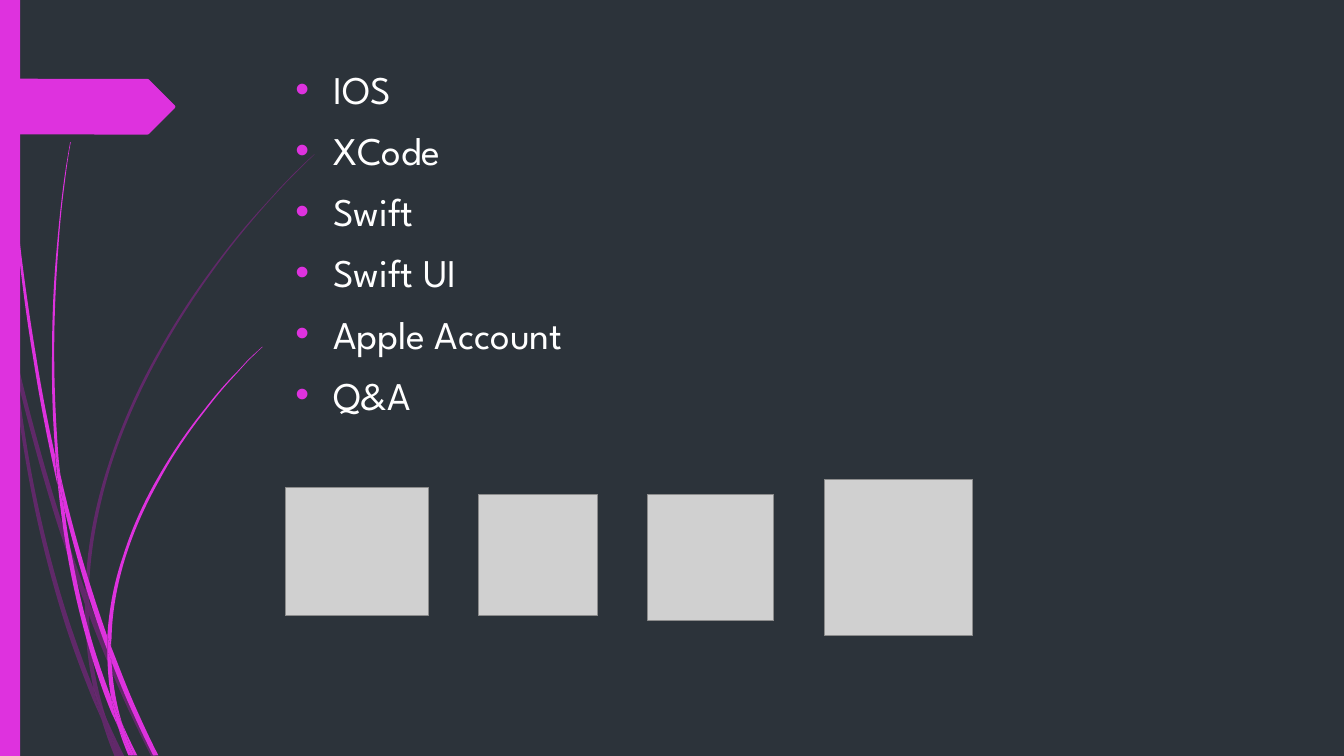
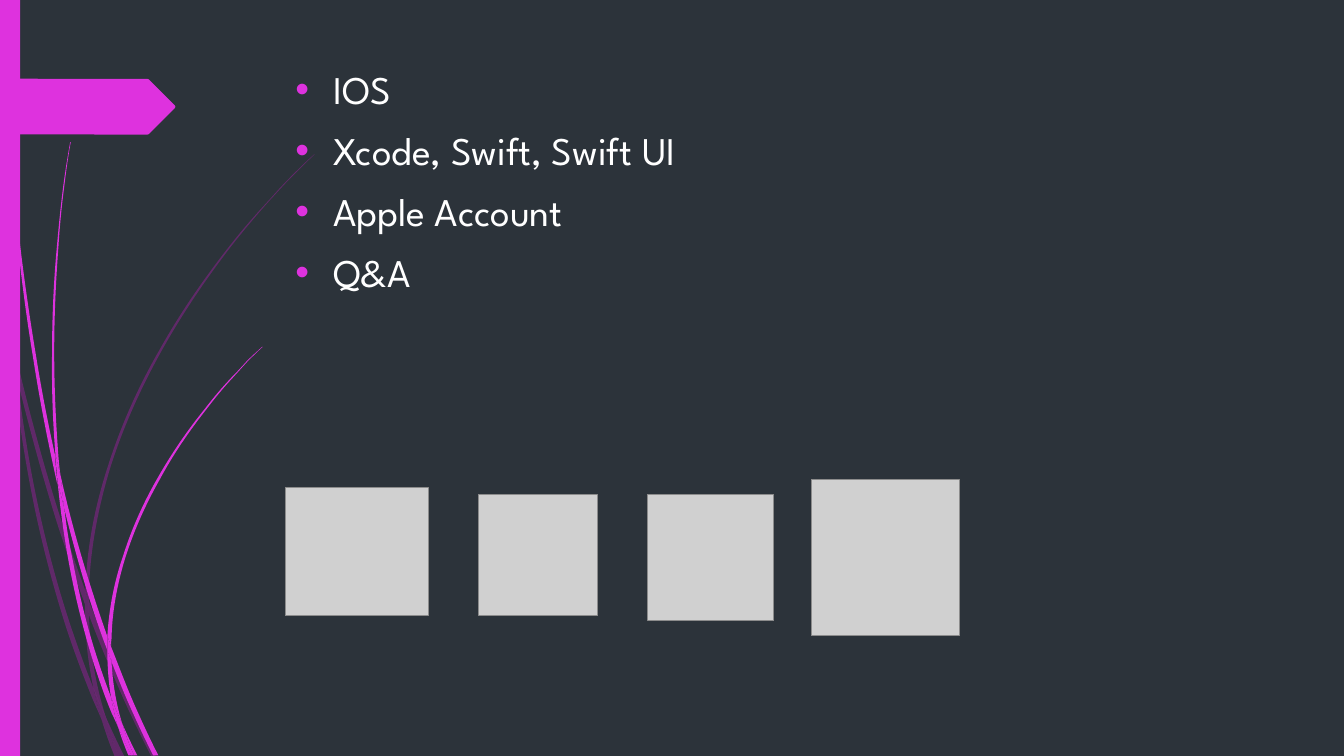
Before and after one commit to duy1998/ios-seminar, a slide deck: slide 2 of ios.pptx. Drawn at 1344x756 pixels with LibreOffice and Linux fonts; fonts in the diff are those of the drawing; grey boxes stand for pictures. Boxes give left, top, right and bottom in pixels: in the first picture for what was removed or moved away, otherwise in the second. Text is boxed around its words. In the diff, an @@ line names an element or a change of style, - is before the commit and + after.

```diff
--- a/ios.pptx
+++ b/ios.pptx
@@ text at <box>333,137,675,170</box>: text changed @@
-• XCode
-• Swift
-• Swift UI
+• Xcode, Swift, Swift UI
@@ picture: place and size @@
-picture at <box>825,480,973,636</box>
+picture at <box>812,480,960,636</box>
```
Also in this commit, not shown: 1 other slide changed, 2 slides added.
